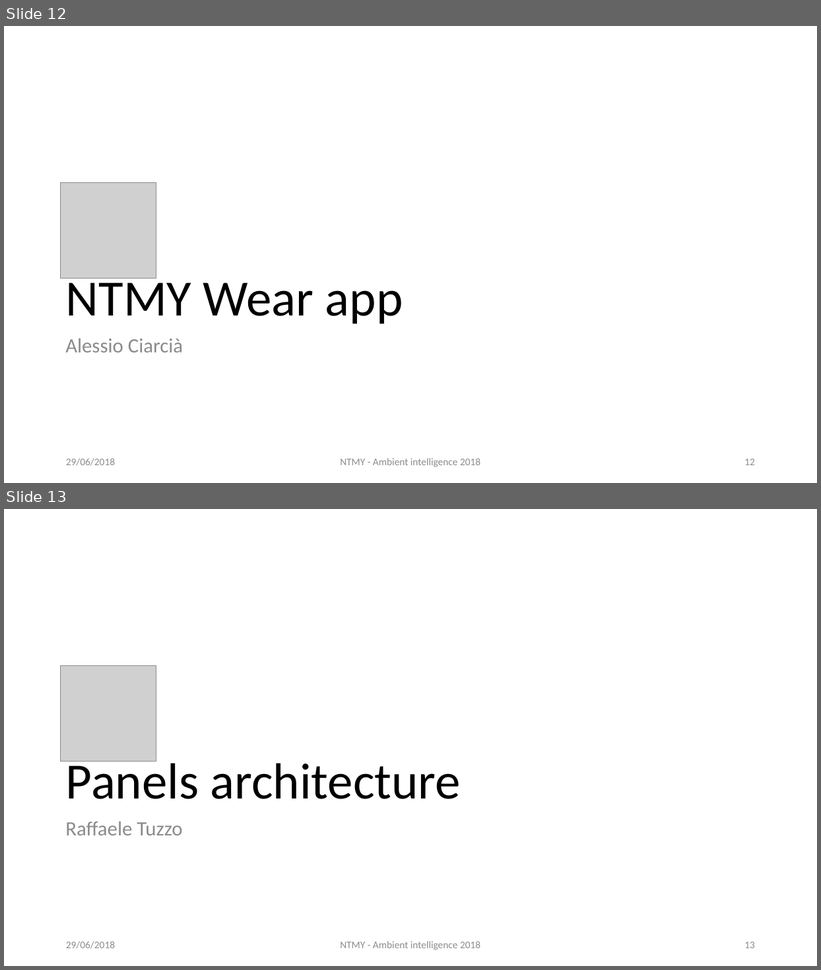
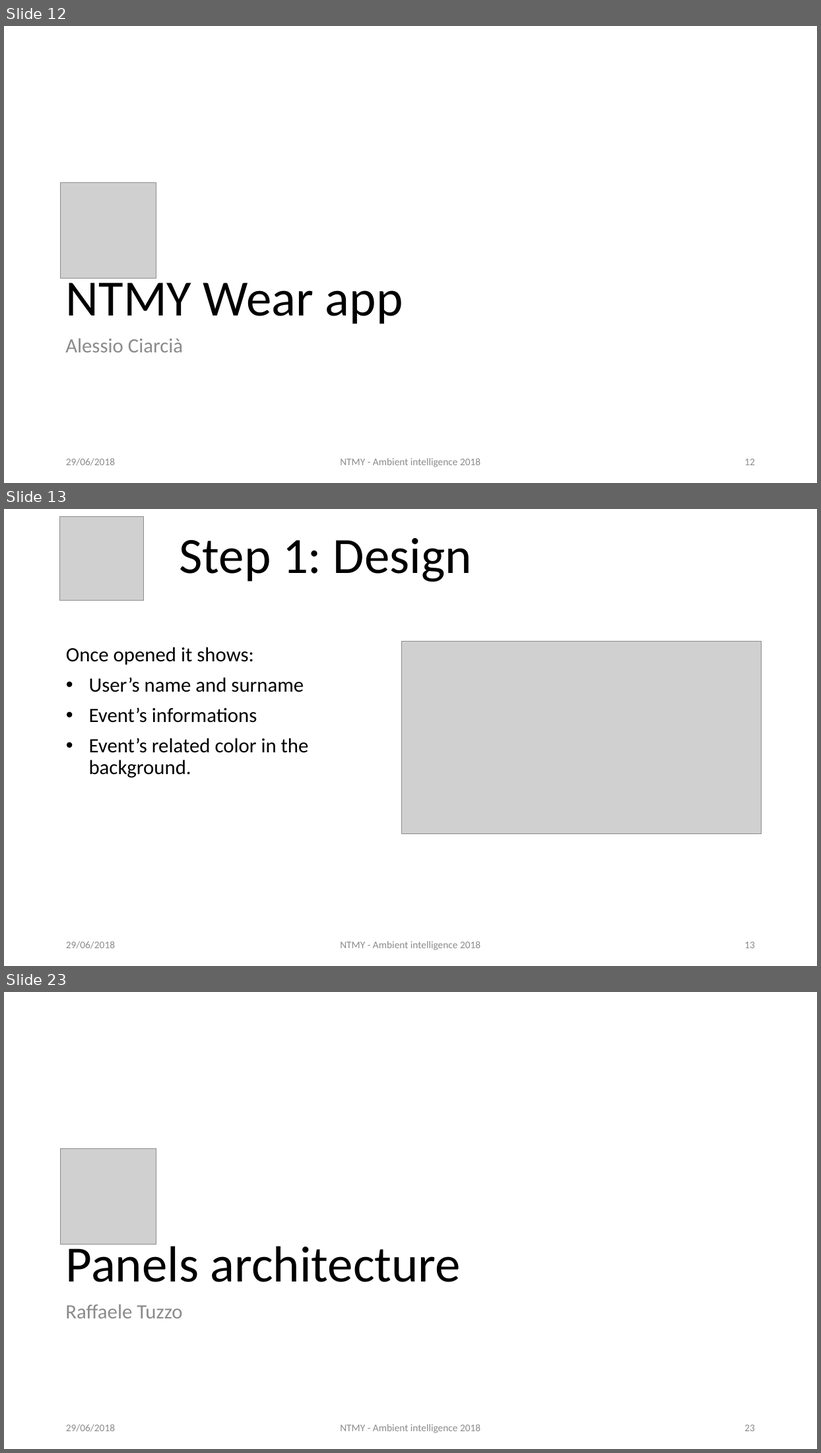
Before and after one commit to AmI-2018/NTMY-code, a slide deck: NTMY.pptx. Shown one above the other, each under a label of ours: slides 12 and 13 before the commit, slides 12, 13 and 23 after it; the slides between them are not shown. The pictures are 821x970 and 821x1453 pixels, drawn with LibreOffice and Linux fonts; fonts in the diff are those of the drawing; grey boxes stand for pictures. Boxes give left, top, right and bottom in pixels: in the first picture for what was removed or moved away, otherwise in the second. Text is boxed around its words. In the diff, an @@ line names an element or a change of style, - is before the commit and + after.

```diff
--- a/NTMY.pptx
+++ b/NTMY.pptx
@@ slide 13 added at (4, 509, 817, 966), background #FFFFFF @@
@@ picture added at (60, 517, 145, 601) @@
@@ title added at (180, 538, 472, 582), 60 pt, text #000000 @@
+Step 1: Design
@@ text added at (66, 647, 309, 778), 24 pt, text #000000 @@
+Once opened it shows:
+• User’s name and surname
+• Event’s informations
+• Event’s related color in the background.
@@ picture added at (403, 642, 762, 835) @@
@@ text added at (66, 941, 115, 949), 12 pt, text #8C8C8C @@
+29/06/2018
@@ text added at (340, 941, 481, 951), 12 pt, text #8C8C8C @@
+NTMY - Ambient intelligence 2018
@@ page number added at (745, 942, 755, 949), 12 pt, text #8C8C8C @@
+13
@@ what was slide 13 is now slide 23 @@
@@ page number at (745, 1425, 755, 1432): text changed @@
-13
+23
```
Also in this commit, not shown: 9 other slides added, 1 other file.
